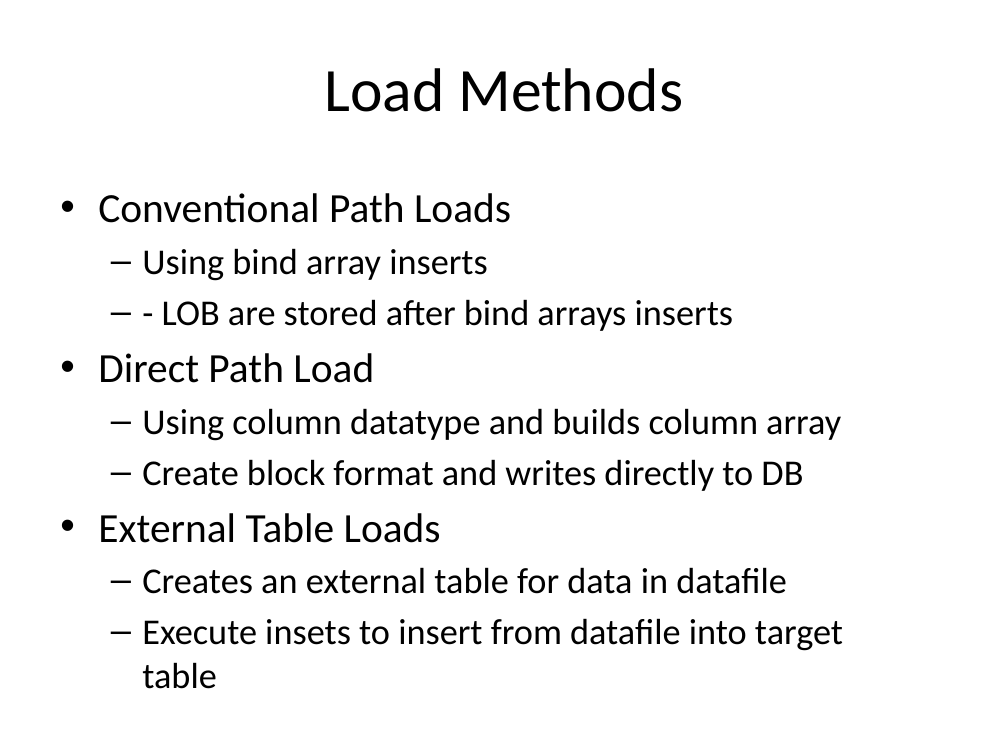
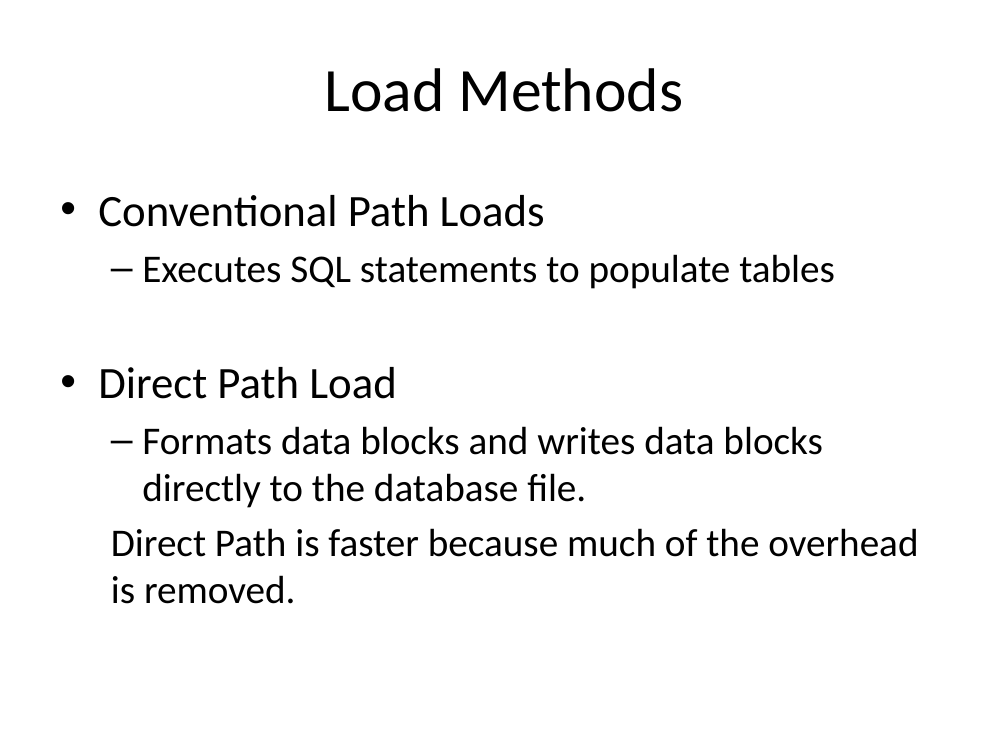
Before and after one commit to dottie333/dorothybox, a slide deck: slide 8 of SQLLDR/SQL_loader_simplified.pptx. Drawn at 1008x756 pixels with LibreOffice and Linux fonts; fonts in the diff are those of the drawing. Boxes give left, top, right and bottom in pixels: in the first picture for what was removed or moved away, otherwise in the second. Text is boxed around its words. In the diff, an @@ line names an element or a change of style, - is before the commit and + after.

```diff
--- a/SQLLDR/SQL_loader_simplified.pptx
+++ b/SQLLDR/SQL_loader_simplified.pptx
@@ text at (x1=98, y1=195, x2=545, y2=399): size 29.6 to 32 pt in "Conventional Path Loads", "Direct Path Load" @@
@@ text at (x1=142, y1=254, x2=835, y2=289): text changed; size 25.9 to 28 pt @@
-  – Using bind array inserts
-  – - LOB are stored after bind arrays inserts
+  – Executes SQL statements to populate tables
@@ text at (x1=111, y1=426, x2=918, y2=604): text changed; size 25.9 to 28 pt @@
-  – Using column datatype and builds column array
-  – Create block format and writes directly to DB
-• External Table Loads
-  – Creates an external table for data in datafile
-  – Execute insets to insert from datafile into target table
+  – Formats data blocks and writes data blocks directly to the database file.
+  Direct Path is faster because much of the overhead is removed.
```
Also in this commit, not shown: 2 other slides changed, 1 slide removed.
